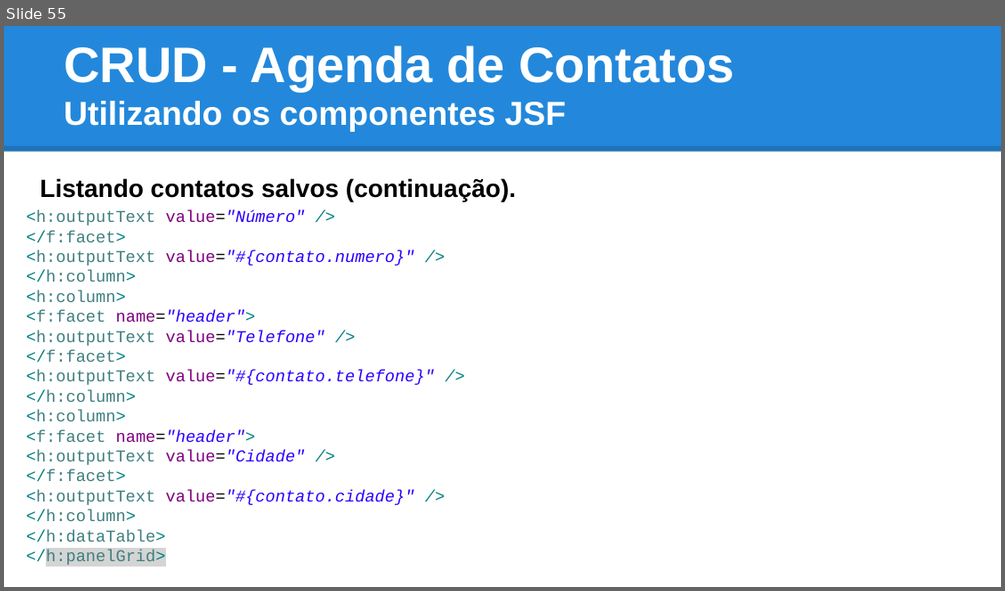
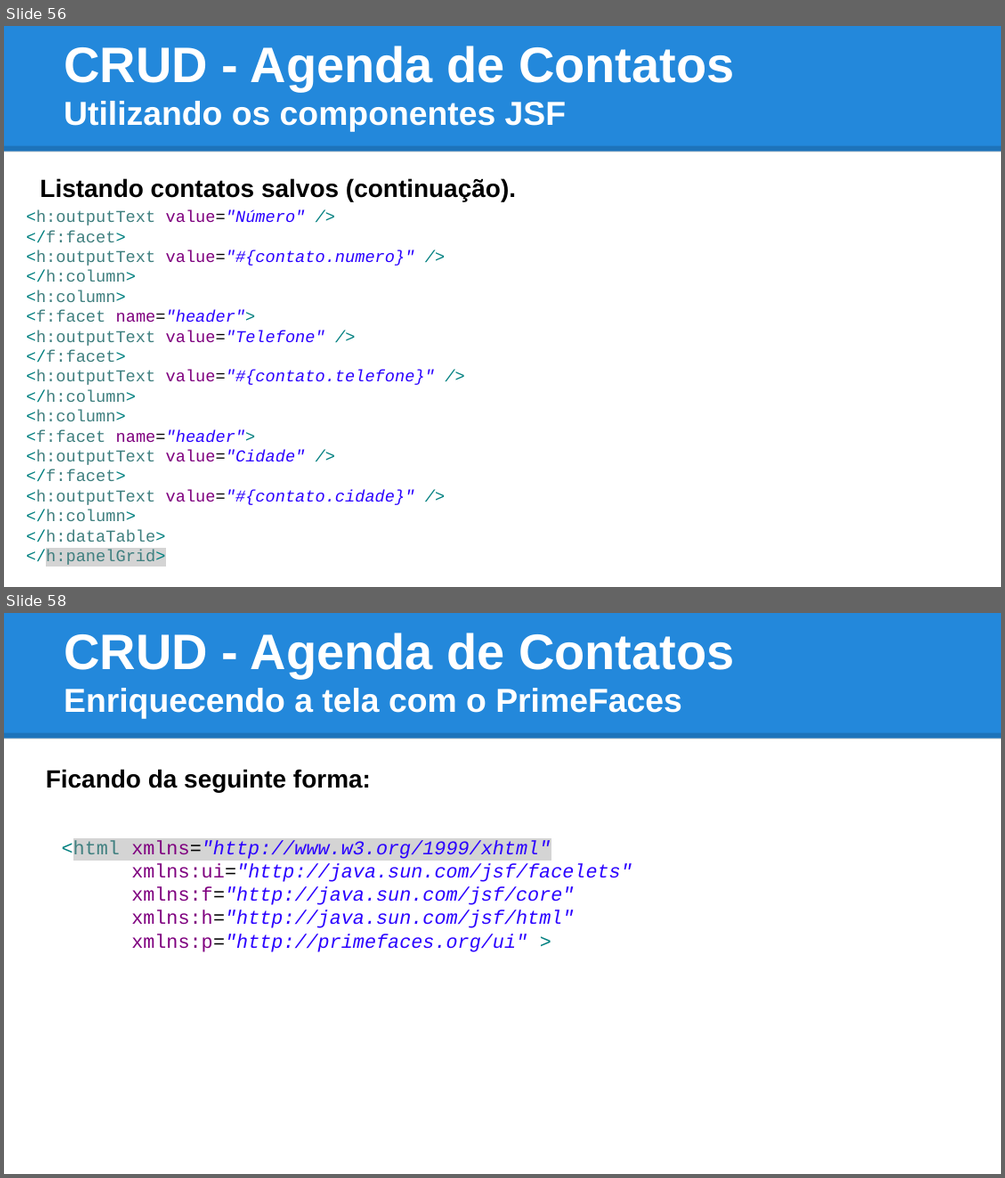
Before and after one commit to tiagogoncalves/jsf_workshop, a slide deck: apresentacao/slide_jsf_prime_faces.pptx. Shown one above the other, each under a label of ours: slide 55 before the commit, slides 56 and 58 after it; the slides between them are not shown. The pictures are 1005x591 and 1005x1178 pixels, drawn with LibreOffice and Linux fonts; fonts in the diff are those of the drawing. Boxes give left, top, right and bottom in pixels: in the first picture for what was removed or moved away, otherwise in the second. Text is boxed around its words. In the diff, an @@ line names an element or a change of style, - is before the commit and + after.

```diff
--- a/apresentacao/slide_jsf_prime_faces.pptx
+++ b/apresentacao/slide_jsf_prime_faces.pptx
@@ slide 58 added at box(4, 613, 1001, 1174), background #FFFFFF; not listed: 2 template elements that a slide beside it also shows @@
@@ title added at box(64, 633, 734, 719), 24 pt, text #FFFFFF, bold @@
+CRUD - Agenda de Contatos
+Enriquecendo a tela com o PrimeFaces
@@ text added at box(46, 769, 371, 793), 18 pt, text #000000, bold @@
+Ficando da seguinte forma:
@@ text added at box(62, 840, 632, 952), 14 pt, text #2A00FF, italic @@
+<html xmlns="http://www.w3.org/1999/xhtml"
+xmlns:ui="http://java.sun.com/jsf/facelets"
+xmlns:f="http://java.sun.com/jsf/core"
+xmlns:h="http://java.sun.com/jsf/html"
+xmlns:p="http://primefaces.org/ui" >
@@ what was slide 55 is now slide 56 @@
```
Also in this commit, not shown: 8 slides changed, 12 other slides added, 1 other file.
